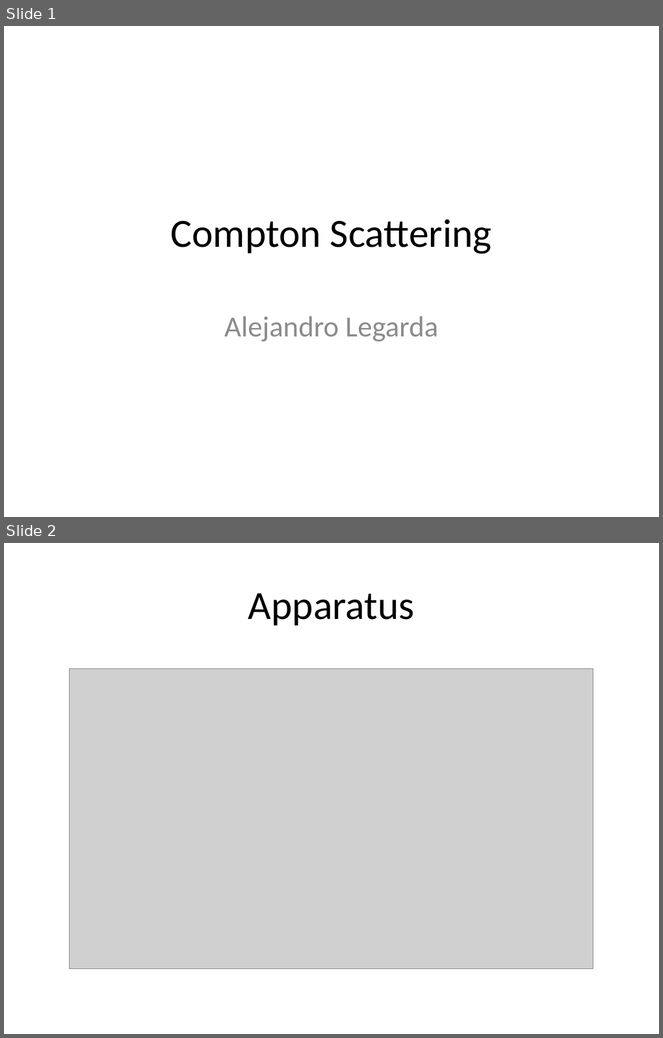
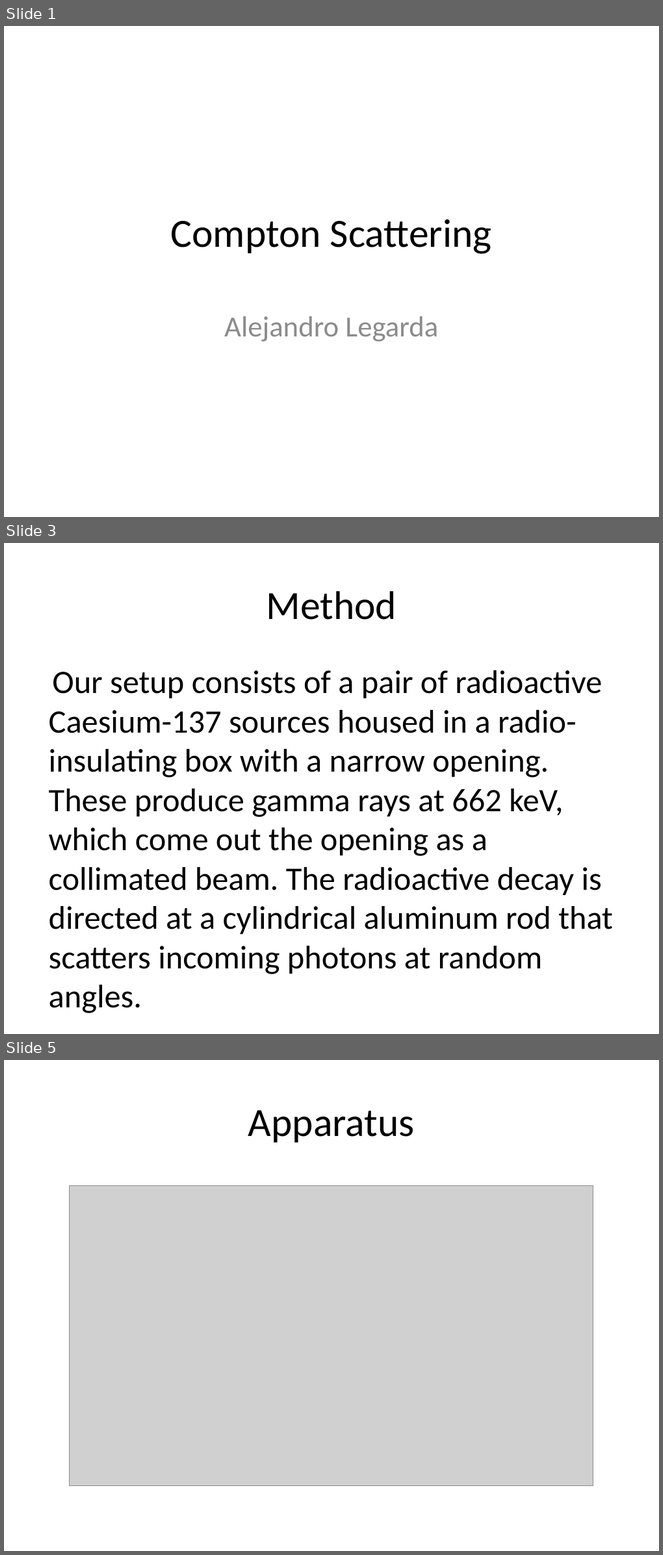
Before and after one commit to bzcheeseman/phys211, a slide deck: Alex/Compton Scattering/Compton Scattering.pptx. Shown one above the other, each under a label of ours: slides 1 and 2 before the commit, slides 1, 3 and 5 after it; the slides between them are not shown. The pictures are 663x1038 and 663x1555 pixels, drawn with LibreOffice and Linux fonts; fonts in the diff are those of the drawing; grey boxes stand for pictures. Boxes give left, top, right and bottom in pixels: in the first picture for what was removed or moved away, otherwise in the second. Text is boxed around its words. In the diff, an @@ line names an element or a change of style, - is before the commit and + after.

```diff
--- a/Alex/Compton Scattering/Compton Scattering.pptx
+++ b/Alex/Compton Scattering/Compton Scattering.pptx
@@ slide 3 added at [4, 543, 659, 1034], background #FFFFFF @@
@@ title added at [266, 591, 397, 620], 44 pt, text #000000 @@
+Method
@@ text added at [49, 670, 613, 1014], 36 pt, text #000000 @@
+Our setup consists of a pair of radioactive Caesium-137 sources housed in a radio-insulating box with a narrow opening.
+These produce gamma rays at 662 keV, which come out the opening as a collimated beam. The radioactive decay is
+directed at a cylindrical aluminum rod that scatters incoming photons at random angles.
@@ what was slide 2 is now slide 5 @@
```
Also in this commit, not shown: 5 other slides added, 11 other files.
